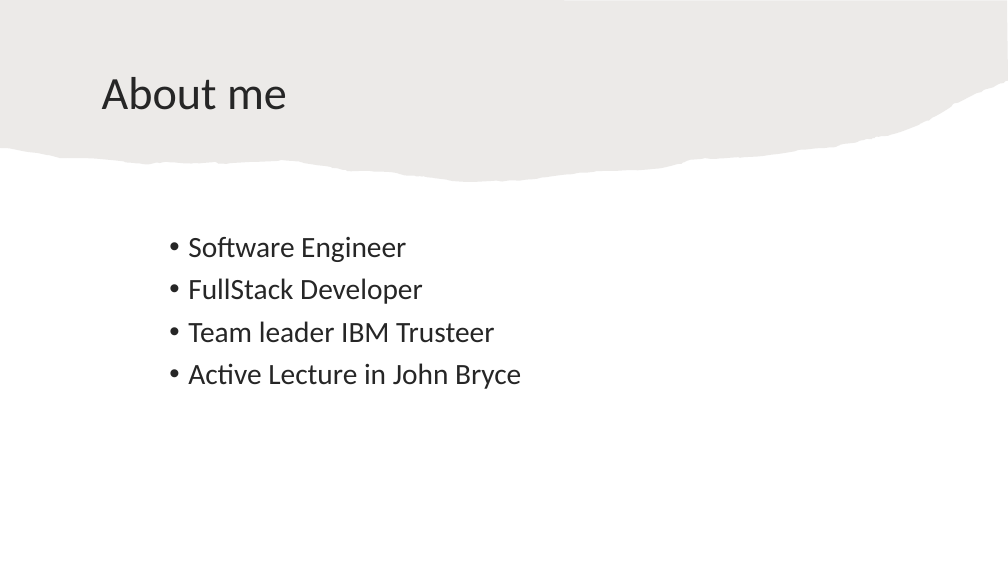
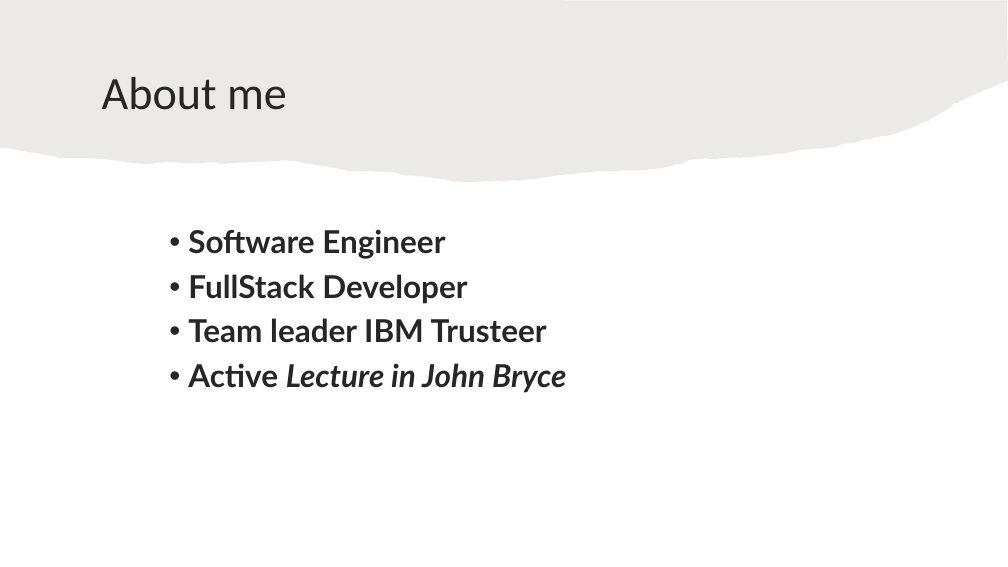
Before and after one commit to galamo/react_from_zero_to_hero, a slide deck: slide 2 of docs/introduction_react_2022+06.pptx. Drawn at 1008x567 pixels with LibreOffice and Linux fonts; fonts in the diff are those of the drawing. Boxes give left, top, right and bottom in pixels: in the first picture for what was removed or moved away, otherwise in the second. Text is boxed around its words. In the diff, an @@ line names an element or a change of style, - is before the commit and + after.

```diff
--- a/docs/introduction_react_2022+06.pptx
+++ b/docs/introduction_react_2022+06.pptx
@@ text "Software Engineer" at <box>188,229,567,393</box>: size 28 to 30 pt, font Calibri to Lato, bold on; italic on in "Lecture in John Bryce" @@
```
Also in this commit, not shown: 22 other files.
